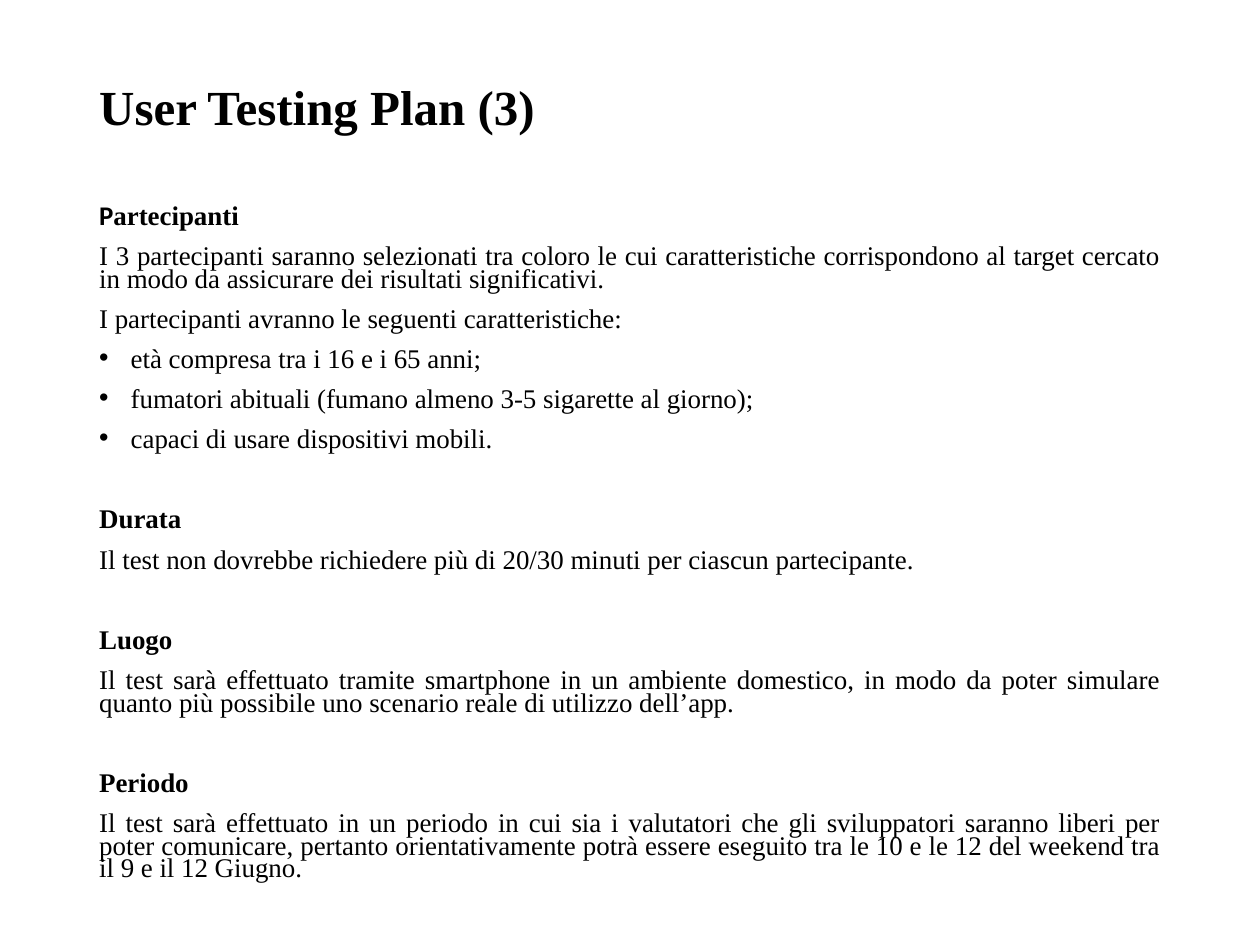
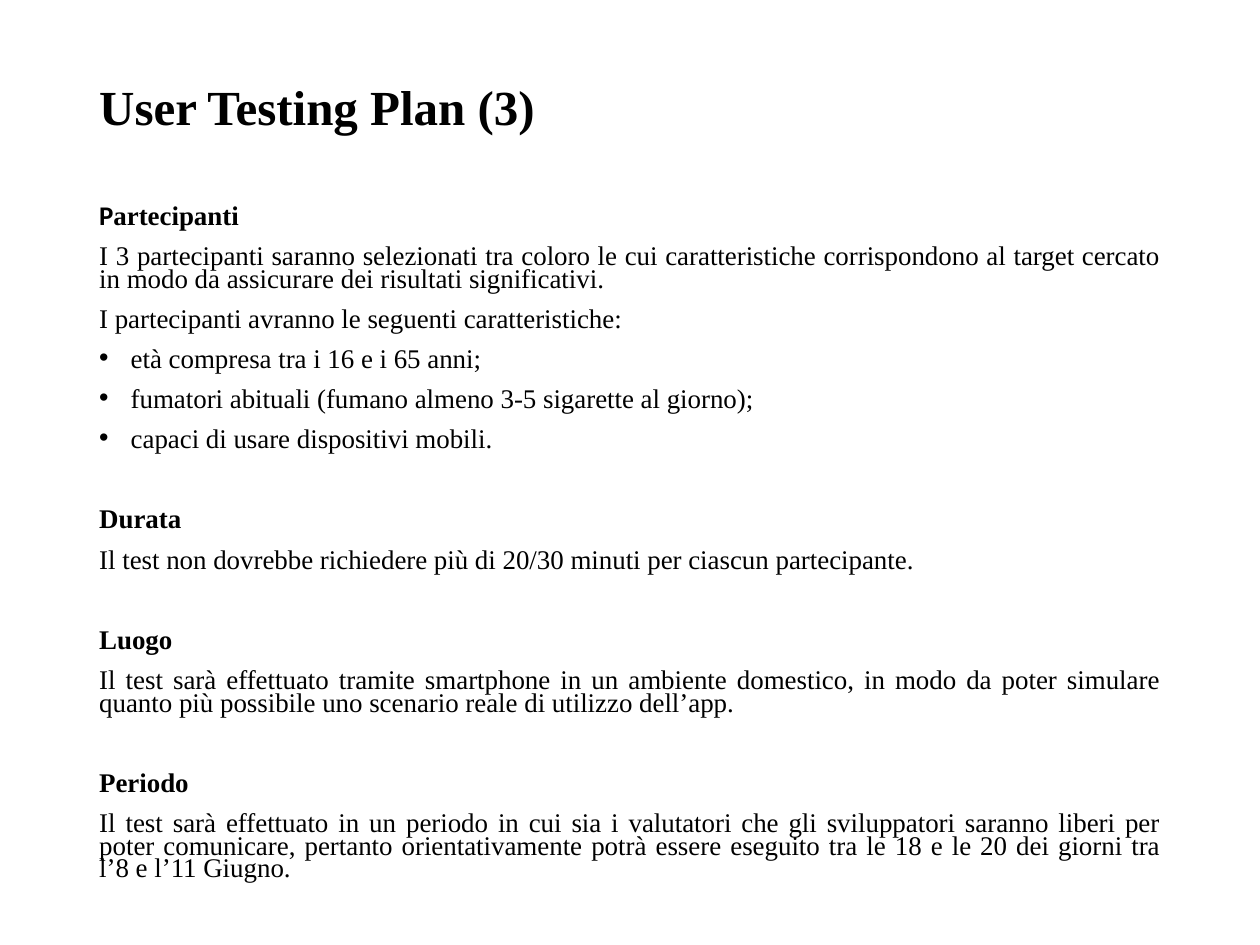
Before and after one commit to giusmastro91/Cognitive-systems, a slide deck: slide 8 of Prova_6/Leone_Mastrosimone_PresentazioneProgetto.pptx. Drawn at 1260x945 pixels with LibreOffice and Linux fonts; fonts in the diff are those of the drawing. Boxes give left, top, right and bottom in pixels: in the first picture for what was removed or moved away, otherwise in the second. Text is boxed around its words. In the diff, an @@ line names an element or a change of style, - is before the commit and + after.

```diff
--- a/Prova_6/Leone_Mastrosimone_PresentazioneProgetto.pptx
+++ b/Prova_6/Leone_Mastrosimone_PresentazioneProgetto.pptx
@@ text at [99, 813, 1159, 883]: text changed @@
-Il test sarà effettuato in un periodo in cui sia i valutatori che gli sviluppatori saranno liberi per poter comunicare, pertanto orientativamente potrà essere eseguito tra le 10 e le 12 del weekend tra il 9 e il 12 Giugno.
+Il test sarà effettuato in un periodo in cui sia i valutatori che gli sviluppatori saranno liberi per poter comunicare, pertanto orientativamente potrà essere eseguito tra le 18 e le 20 dei giorni tra l’8 e l’11 Giugno.
```
Also in this commit, not shown: 3 other slides changed.
